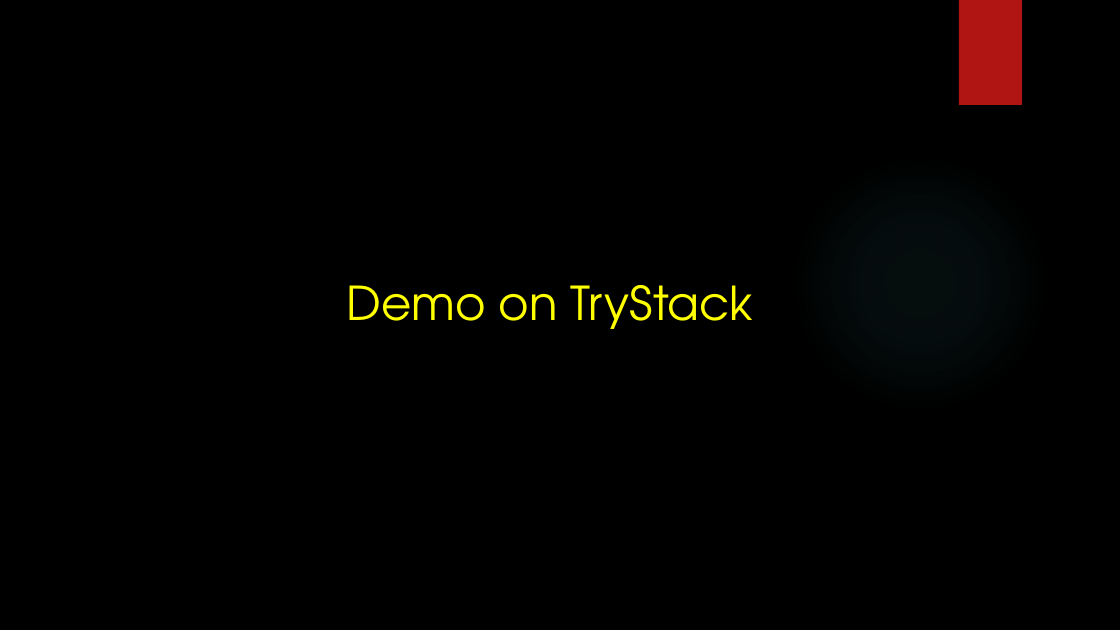
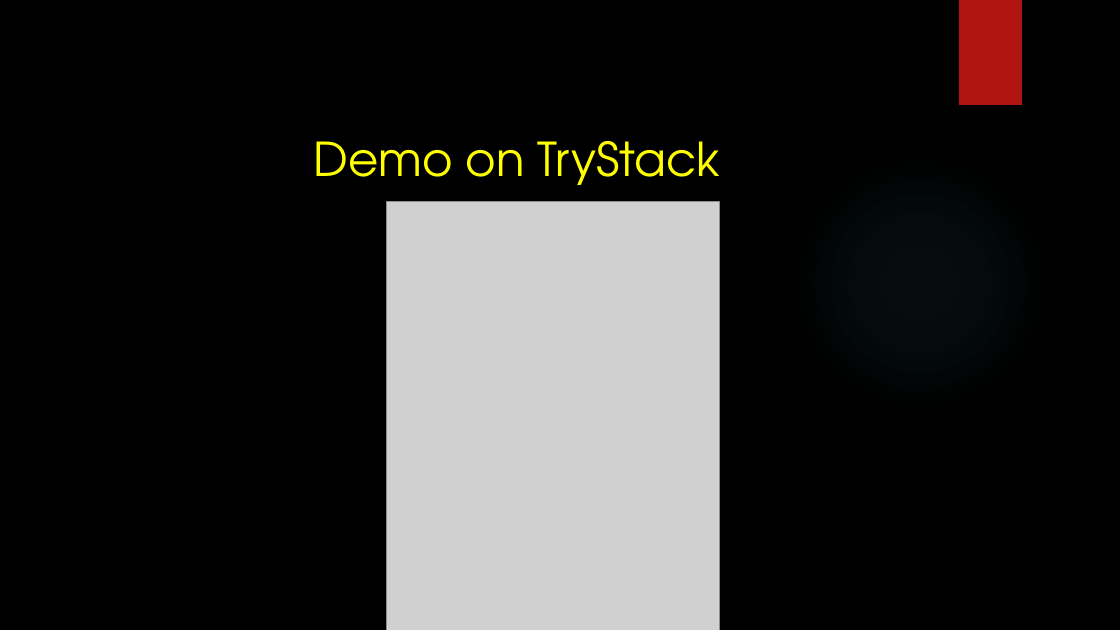
Before and after one commit to pptaj/ADS_Presentation, a slide deck: slide 9 of ADS_Presentation.pptx (slide 6 before the commit). Drawn at 1120x630 pixels with LibreOffice and Linux fonts; fonts in the diff are those of the drawing; grey boxes stand for pictures; background and template pictures are left out. Boxes give left, top, right and bottom in pixels: in the first picture for what was removed or moved away, otherwise in the second. Text is boxed around its words. In the diff, an @@ line names an element or a change of style, - is before the commit and + after.

```diff
--- a/ADS_Presentation.pptx
+++ b/ADS_Presentation.pptx
@@ text "Demo on TryStack" moved from (x1=347, y1=285, x2=753, y2=329) to (x1=313, y1=141, x2=720, y2=185) @@
@@ picture added at (x1=386, y1=201, x2=719, y2=630) @@
```
Also in this commit, not shown: 5 other slides changed, 1 slide added, 1 slide removed, 1 other file.
